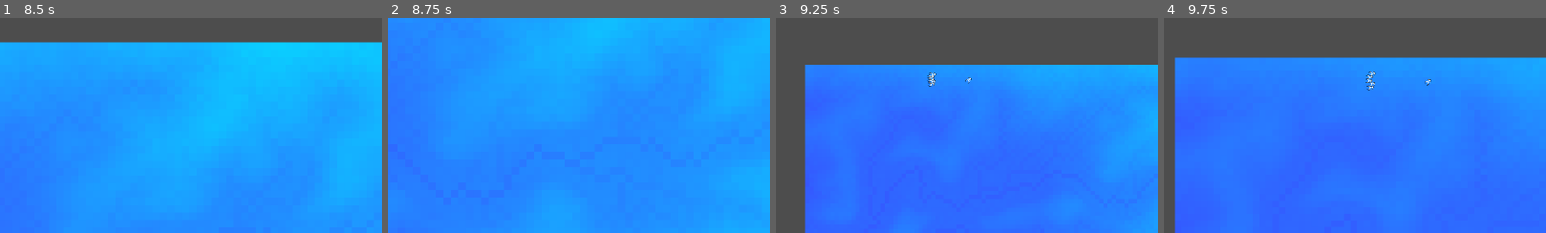
Above: before the commit, frames 1-4 (left to right).
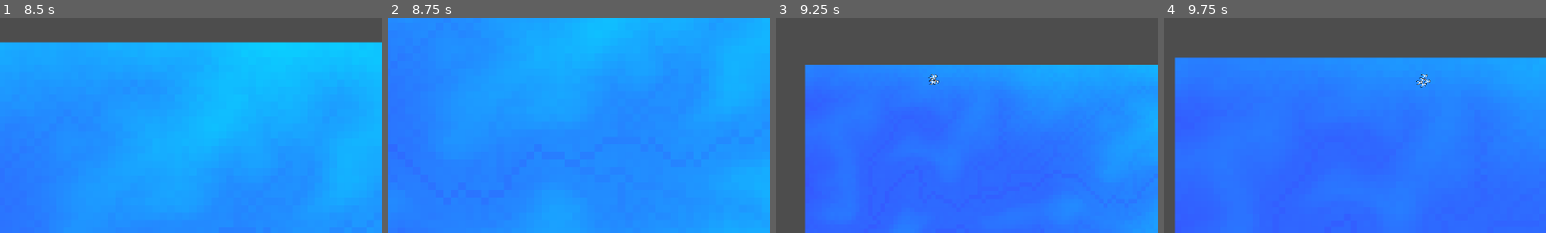
Above: after the commit, the same moments.

Repository: ethan555/terrain-game
Game: Godot game, scene res://Levels/level.tscn
Two runs of this game, one before a commit and one after it. Both use one fixed random seed, a clock stepped at 60 frames per second and the inputs below.
Inputs (mouse positions are % of the whole screen's width and height, from its top left):
- Up to frame 1 (8.5 s): move the mouse to (72, 45) at 0.52 s; hold D (right) 0.53-1.28 s; hold Mouse wheel up (zoom_in) 0.53-1.28 s; click (72, 45) at 0.67 s; move the mouse to (30, 55) at 1.27 s; hold S (down) 1.28-2.03 s; tap Mouse wheel down (zoom_out) every 1.5 s from 1.35 to 7.35 s; move the mouse to (60, 28) at 2.02 s; hold D (right) 2.03-2.78 s; hold Mouse wheel up (zoom_in) 2.03-2.78 s; move the mouse to (45, 70) at 2.77 s; hold W (up) 2.78-3.53 s; click (45, 70) at 2.92 s; move the mouse to (80, 65) at 3.52 s; hold Mouse wheel up (zoom_in) 3.53-4.28 s; hold A (left) 3.53-5.03 s; move the mouse to (20, 35) at 4.27 s; move the mouse to (55, 50) at 5.02 s; hold S (down) 5.03-5.78 s; hold Mouse wheel up (zoom_in) 5.03-5.78 s; click (55, 50) at 5.17 s; move the mouse to (35, 25) at 5.77 s; hold D (right) 5.78-6.53 s; move the mouse to (72, 45) at 6.52 s; hold W (up) 6.53-7.28 s; hold Mouse wheel up (zoom_in) 6.53-7.28 s; move the mouse to (30, 55) at 7.27 s; hold D (right) 7.28-8.03 s; click (30, 55) at 7.42 s; move the mouse to (60, 28) at 8.02 s; hold S (down) from 8.03 s (still down); hold Mouse wheel up (zoom_in) from 8.03 s (still down)
- Up to frame 2 (8.75 s): keep holding S (down); keep holding Mouse wheel up (zoom_in)
- Up to frame 3 (9.25 s): move the mouse to (45, 70) at 8.77 s; release S (down) at 8.78 s; release Mouse wheel up (zoom_in) at 8.78 s; hold A (left) from 8.78 s (still down); tap Mouse wheel down (zoom_out) at 8.85 s
- Up to frame 4 (9.75 s): move the mouse to (80, 65) at 9.52 s; release A (left) at 9.53 s; hold W (up) from 9.53 s (still down); hold Mouse wheel up (zoom_in) from 9.53 s (still down); click (80, 65) at 9.67 s
The pictures show only the part of the screen within x 0-50%, y 0-50%; the shares and areas given below are measured in that part.

Frames 1-2 are identical in both runs. In frame 3, 0.2% of the frame differs, in the area x 39-52%, y 25-32%; in frame 4, 0.2%, in the area x 52-70%, y 24-34%.
Error after the commit: Invalid access to property or key 'faction' on a base object of type 'null instance'. (res://Units/unit.gd:81)

Commit message:
Get new target on verify failure, better reset target

Diff:
--- a/Units/Vision.gd
+++ b/Units/Vision.gd
@@ -13,6 +13,11 @@
     area_entered.connect(_on_area_entered)
     area_exited.connect(_on_area_exited)
 
+# GET OVERLAPPING AREAS
+func get_new_areas() -> Array[Area2D]:
+    var areas := get_overlapping_areas()
+    return areas
+
 func update_vision_radius(new_radius) -> void:
     radius = new_radius
     collision_shape.shape.radius = radius
--- a/Units/unit.gd
+++ b/Units/unit.gd
@@ -49,7 +49,7 @@
     queue_free()
 
 func _on_enemy_in_range(unit: Unit) -> void:
-    if is_instance_valid(target):
+    if verify_target(false):
         return
     if faction.check_enemy(unit.faction.faction_name):
         print("ENEMY IN RANGE")
@@ -58,32 +58,45 @@
         print("FRIENDLIES OVER HERE")
 
 func _on_primary_timeout():
-    if not verify_target():
+    if not verify_target(true):
         return
     primary_ready = true
 
 func _on_enemy_left_range(unit: Unit) -> void:
     if unit == target:
         print("HE GOT AWAY")
-        reset_target()
+        reset_target(true)
 
-func reset_target() -> void:
+func reset_target(get_new: bool) -> bool:
     target = null
+    if not get_new:
+        return false
+    var potential_target_areas : Array[Area2D] = vision.get_new_areas()
+    if potential_target_areas.size() < 1:
+        return false
+    for area in potential_target_areas:
+        if not area is Hurtbox:
+            continue
+        var unit = area.owner
+        if faction.check_enemy(unit.faction.faction_name):
+            print("ENEMY IN RANGE")
+            target = unit
+            return true
+    return false
 
 func get_target_distance() -> float:
     return (target.global_position - global_position).length()
 
-func verify_target() -> bool:
+func verify_target(get_new_if_false: bool) -> bool:
     if target == null:
         return false
     if !is_instance_valid(target):
         print("LOST HIM " + str(get_target_distance()) + " > " + str(vision_radius))
-        reset_target()
-        return false
+        return reset_target(get_new_if_false)
     return true
 
 func ai_target() -> void:
-    if not verify_target():
+    if not verify_target(true):
         return
     # Shoot at target
     if not primary_ready:
@@ -124,7 +137,7 @@
         collider.shape.radius = collision_radius
 
 func update_velocity(delta) -> void:
-    if not mobile and is_instance_valid(target):
+    if not mobile and verify_target(true):
         return set_moving(false)
 
     var destination_distance = terrain.get_unit_destination_distance(0, position)
Not shown: 3 places in Levels/level.tscn that only renumber resources
